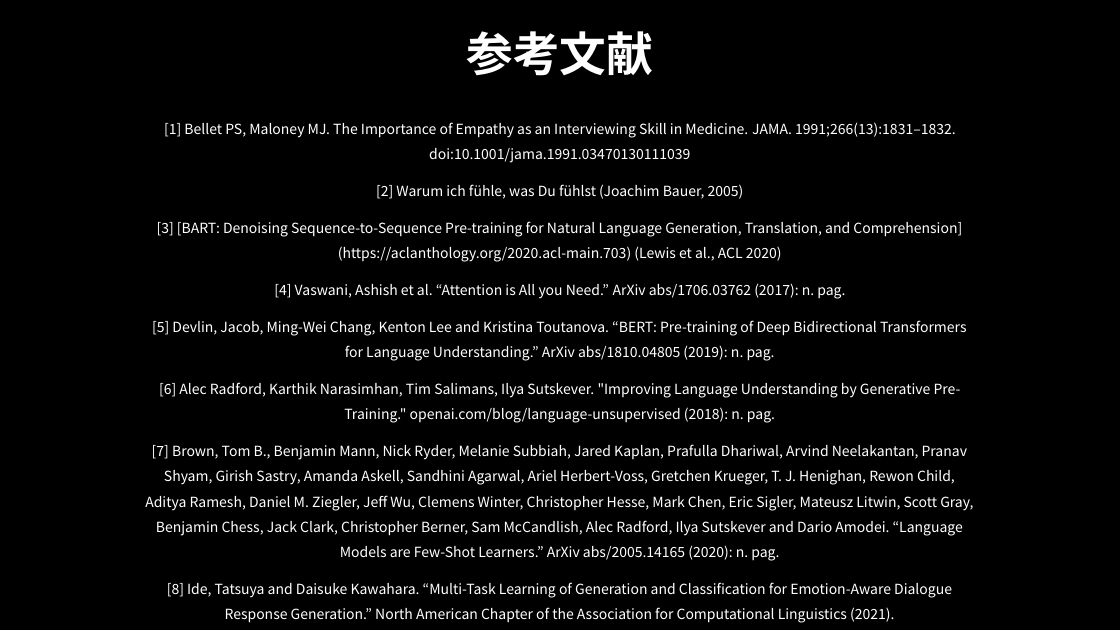
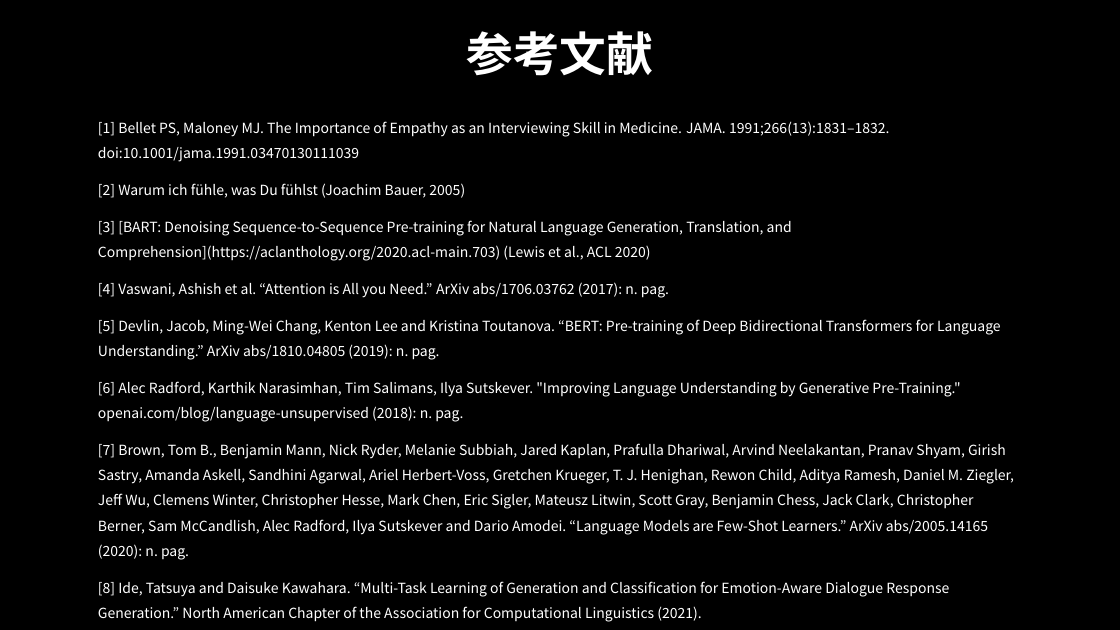
Before and after one commit to Sion1225/Study-Deeplearning-NLP, a slide deck: slide 9 of Presentation/感情認識に基づく対話システム.pptx. Drawn at 1120x630 pixels with LibreOffice and Linux fonts; fonts in the diff are those of the drawing; background and template pictures are left out. Boxes give left, top, right and bottom in pixels: in the first picture for what was removed or moved away, otherwise in the second. Text is boxed around its words. In the diff, an @@ line names an element or a change of style, - is before the commit and + after.

```diff
--- a/Presentation/感情認識に基づく対話システム.pptx
+++ b/Presentation/感情認識に基づく対話システム.pptx
@@ text "[1] Bellet PS, Maloney MJ. ...": place and size @@
-text "[1] Bellet PS, Maloney MJ. ..." at <box>145,122,973,623</box>
+text "[1] Bellet PS, Maloney MJ. ..." at <box>98,121,1014,622</box>
@@ text "[1] Bellet PS, Maloney MJ. ..." at <box>98,121,1014,622</box>: alignment centre to left @@
```
Also in this commit, not shown: 4 other slides changed.
